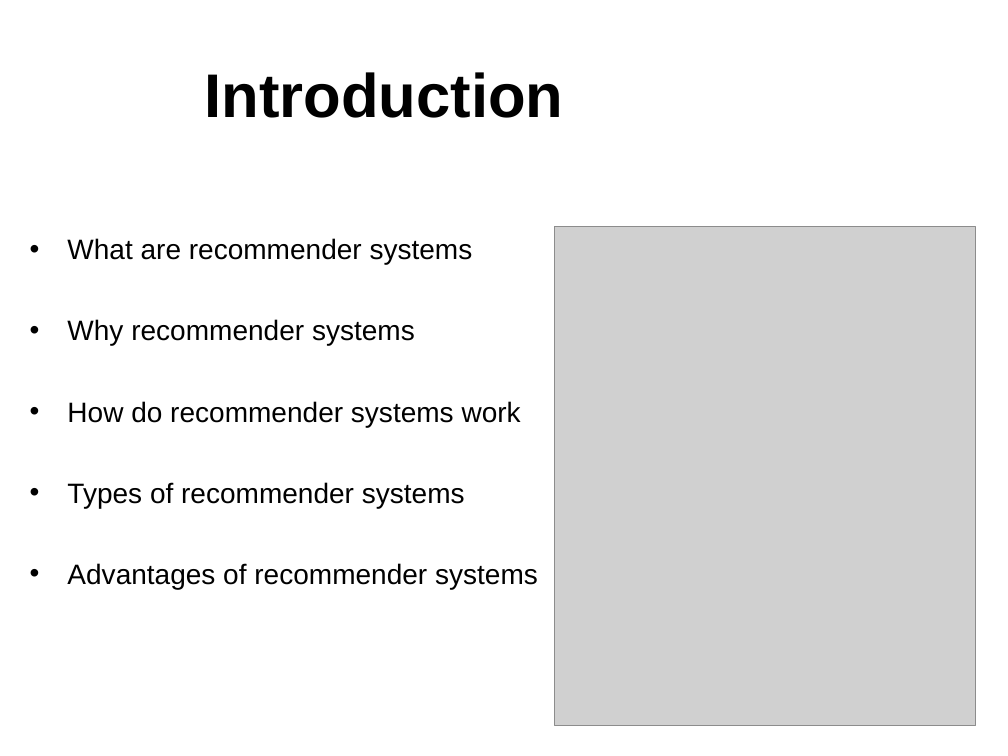
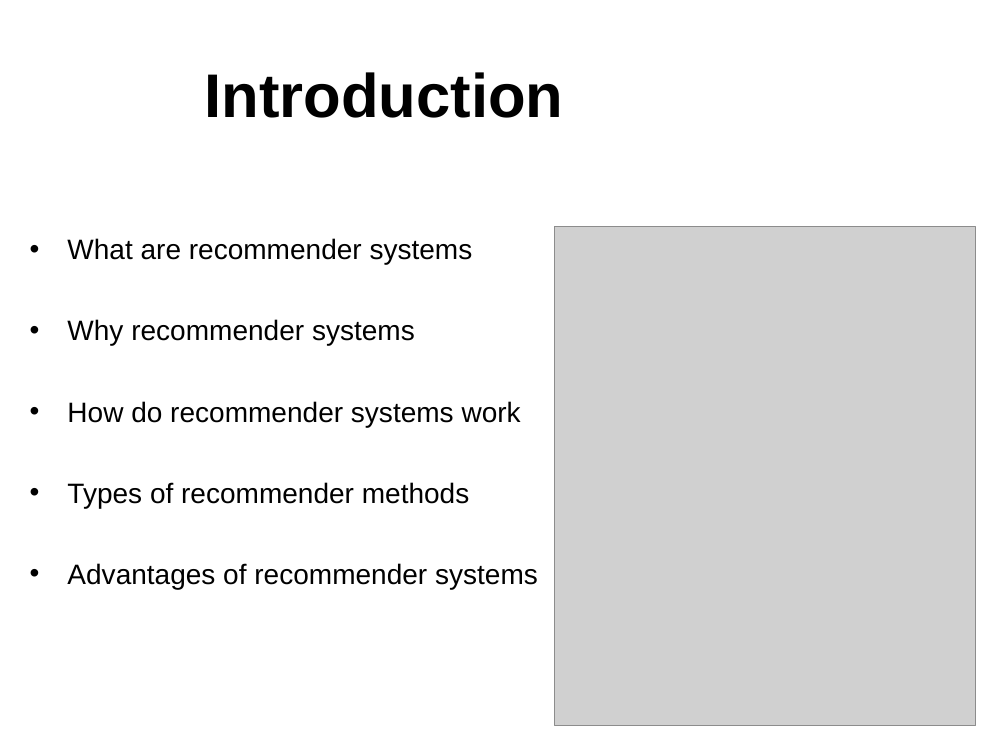
Before and after one commit to marth418/unsupervised-predict-streamlit-template, a slide deck: slide 4 of Team 6 Presentation.ppt. Drawn at 1008x756 pixels with LibreOffice and Linux fonts; fonts in the diff are those of the drawing; grey boxes stand for pictures; background and template pictures are left out. Boxes give left, top, right and bottom in pixels: in the first picture for what was removed or moved away, otherwise in the second. Text is boxed around its words. In the diff, an @@ line names an element or a change of style, - is before the commit and + after.

```diff
--- a/Team 6 Presentation.ppt
+++ b/Team 6 Presentation.ppt
@@ text at bbox=[67, 482, 469, 508]: text changed @@
-• Types of recommender systems
+• Types of recommender methods
```
Also in this commit, not shown: 6 other slides changed, 9 slides added, 5 slides removed.
